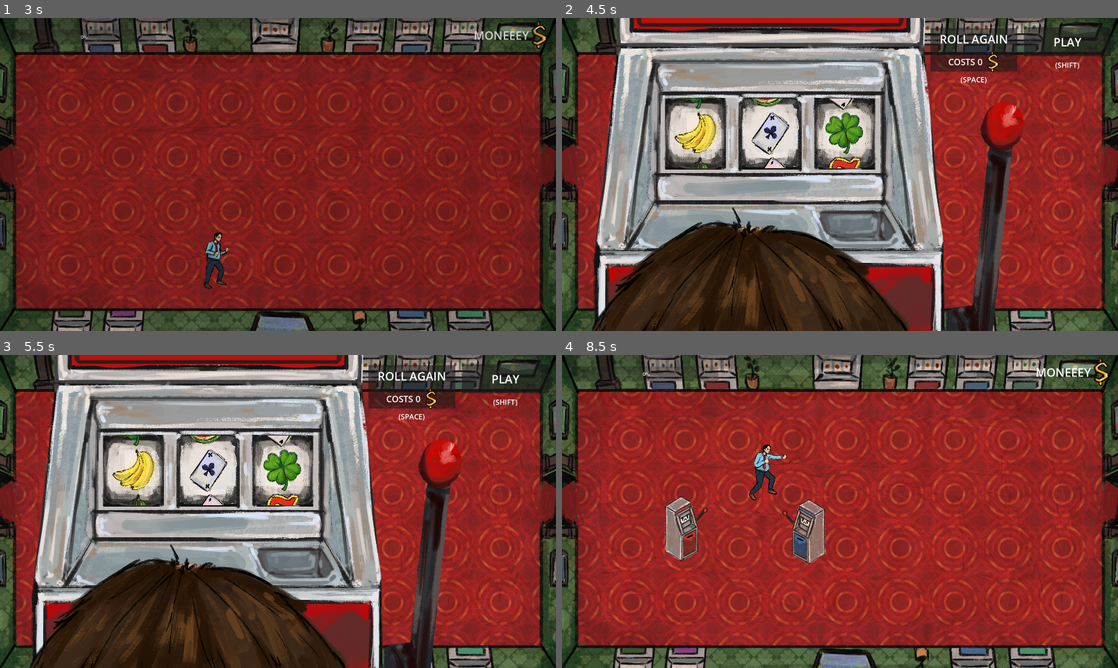
Above: before the commit, frames 1-4 (two rows, left to right).
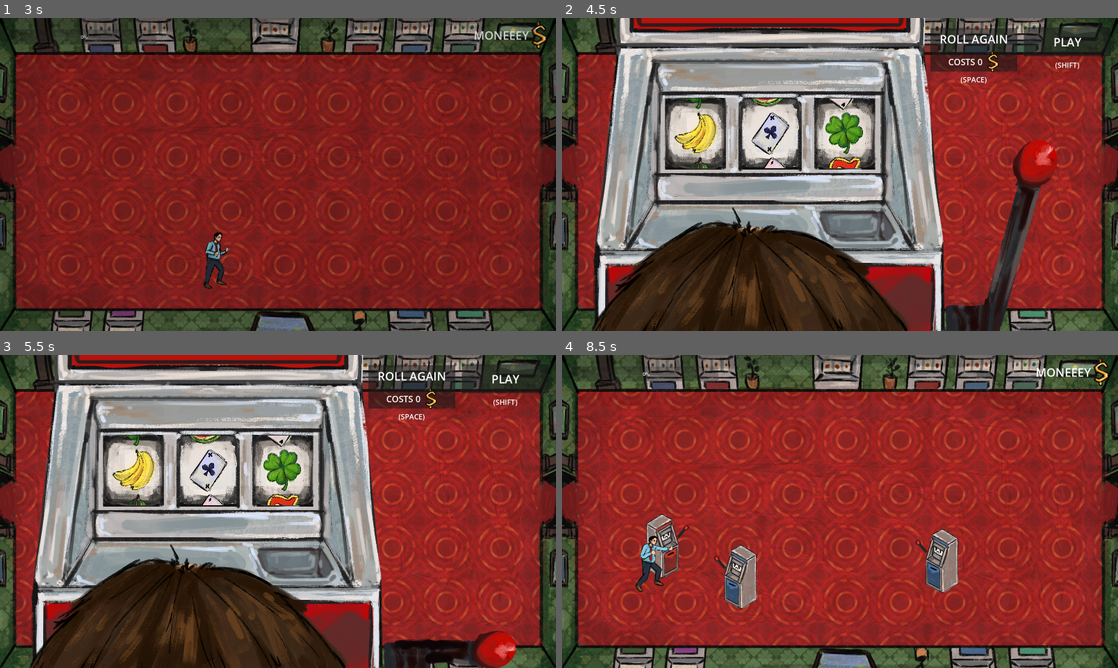
Above: after the commit, the same moments.

Repository: Rionit/GDS-Jam-2025
Game: Godot game, scene res://scenes/MainMenu.tscn
The game is run twice, just before and just after one commit, with the same random seed, the same clock (stepped at 60 frames per second) and the same inputs. The engine's default icon, where the game draws it, is replaced by a stand-in: a white triangle on a blue panel in a dark square.
Inputs (mouse positions are in pixels of both pictures, inside the frame that each line leads up to):
- Up to frame 1 (3 s): tap Enter at 0.5, 2 s; move the mouse to (400, 158) at 0.52 s; press the mouse at (400, 158) at 0.53 s; hold D (right) 0.53-1.28 s; tap Space at 1.25 s; move the mouse to (166, 190) at 1.27 s; release the mouse at (166, 190) at 1.28 s; hold S (down) 1.28-2.03 s; tap Shift (dash) at 1.35, 2.85 s; move the mouse to (333, 105) at 2.02 s; press the mouse at (333, 105) at 2.03 s; hold D (right) 2.03-2.78 s; move the mouse to (250, 237) at 2.77 s; release the mouse at (250, 237) at 2.78 s; hold W (up) from 2.78 s (still down)
- Up to frame 2 (4.5 s): release W (up) at 3.5 s; click "(SPACE)" at 3.5 s; click "(SHIFT)" at 4.25 s
- Up to frame 3 (5.5 s): move the mouse to (444, 558) at 5.02 s; press the mouse at (444, 558) at 5.03 s; hold A (left) from 5.03 s (still down)
- Up to frame 4 (8.5 s): tap Q (debug) at 5.65 s; move the mouse to (673, 464) at 5.77 s; release the mouse at (673, 464) at 5.78 s; tap Shift (dash) at 5.85, 7.35 s; move the mouse to (867, 511) at 6.52 s; release A (left) at 6.53 s; press the mouse at (867, 511) at 6.53 s; hold S (down) 6.53-7.28 s; move the mouse to (756, 433) at 7.27 s; release the mouse at (756, 433) at 7.28 s; hold D (right) 7.28-8.03 s; move the mouse to (962, 495) at 8.02 s; press the mouse at (962, 495) at 8.03 s; hold W (up) from 8.03 s (still down)

Frame 1 is identical in both runs. In frame 2, 5.0% of the frame differs, in the area x 69-89%, y 26-100%; in frame 3, 4.2%; in frame 4, 5.4%, in the area x 13-72%, y 28-82%.

Commit message:
Fixed player visibility and controls

Diff:
--- a/scripts/PlayerController.gd
+++ b/scripts/PlayerController.gd
@@ -159,6 +159,8 @@
 	defaultPunchAnimLen = animPlayer.get_animation("PunchAnim").length
 
 func _physics_process(delta: float) -> void:
+	if PerkMachine.visible:
+		return
 	if !isDying:
 		_register_keys()
 		if canMove:
--- a/scripts/SceneManager.gd
+++ b/scripts/SceneManager.gd
@@ -22,6 +22,10 @@
 
 func transition_to_scene(path: PackedScene) -> void:
 	await GUI.fade_in()
+	if path == MAIN_MENU or path == TURKISH_GUY:
+		Player.hide()
+	else:
+		Player.show()
 	get_tree().change_scene_to_packed(path)
 	await GUI.fade_out()
 
@@ -52,7 +56,7 @@
 	PerkMachine.show()
 	PerkMachine.roll_button_cost.text = "COSTS 0 "
 
-	await get_tree().create_timer(2.0).timeout
+	await get_tree().create_timer(1.0).timeout
 	PerkMachine.is_hidden = false
 
 func deactivate_perk_machine():
